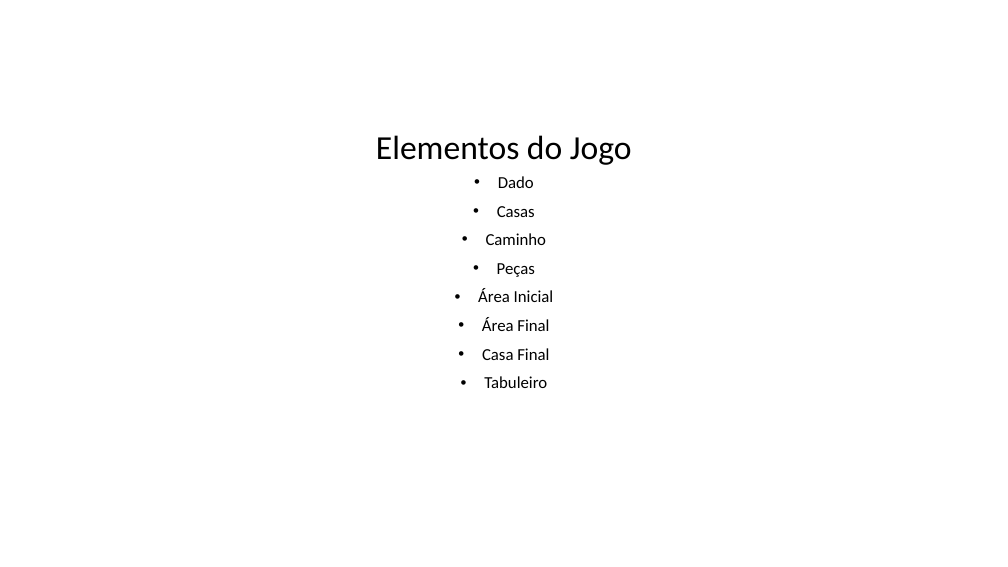
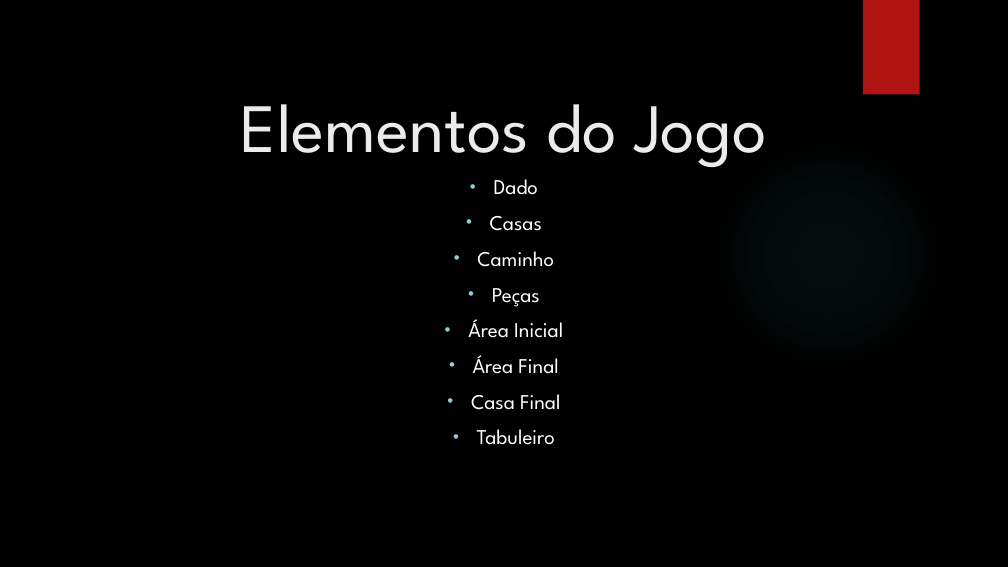
Before and after one commit to Arihz/ldp_ludo, a slide deck: slide 4 of ldp_ludo.pptx. Drawn at 1008x567 pixels with LibreOffice and Linux fonts; fonts in the diff are those of the drawing; background and template pictures are left out. Boxes give left, top, right and bottom in pixels: in the first picture for what was removed or moved away, otherwise in the second. Text is boxed around its words. In the diff, an @@ line names an element or a change of style, - is before the commit and + after.

```diff
--- a/ldp_ludo.pptx
+++ b/ldp_ludo.pptx
@@ background #FFFFFF to picture (left out) @@
@@ rectangle added at [863,0,920,95], fill #B01513 @@
@@ title "Elementos do Jogo" at [241,104,767,168]: size 32 to 66 pt, font Calibri to League Spartan, text colour #000000 to #EBEBEB; line spacing 0.9 to 1 @@
@@ ellipse added at [712,138,944,371], fill gradient #50B9C1 @@
@@ text "Dado" at [468,179,563,445]: size 16 to 20 pt, font Calibri to League Spartan, text colour #000000 to #FFFFFF; line spacing 0.9 to 1 @@
```
Also in this commit, not shown: 2 other slides changed, 2 slides added, 1 slide removed.
